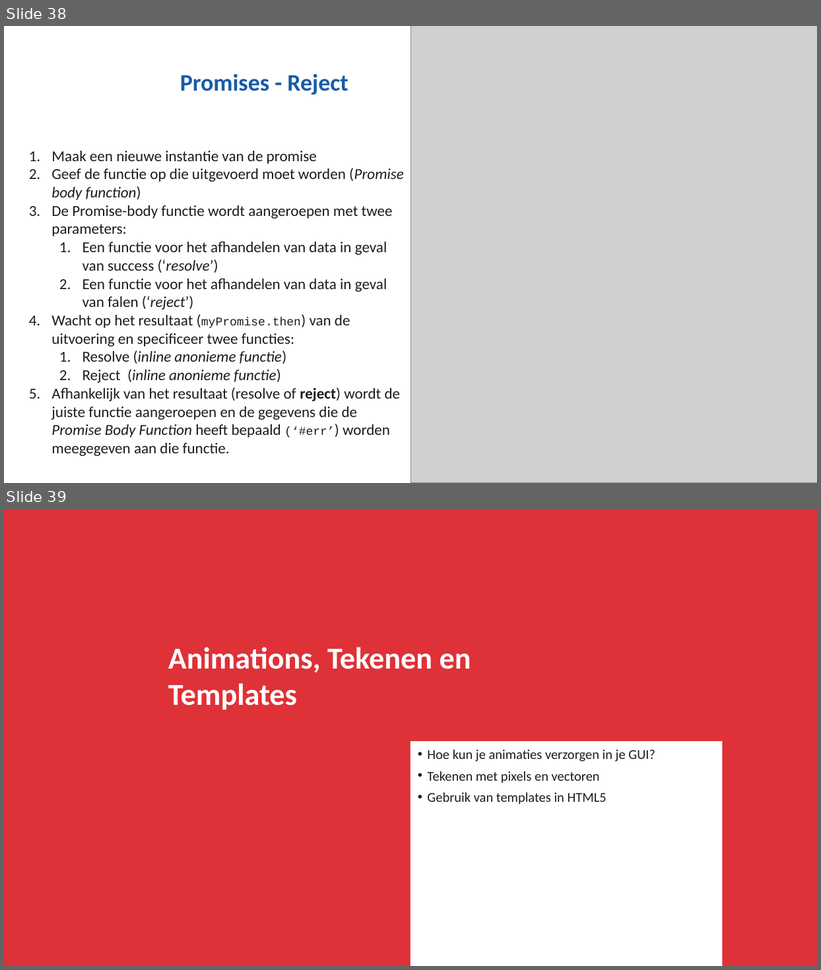
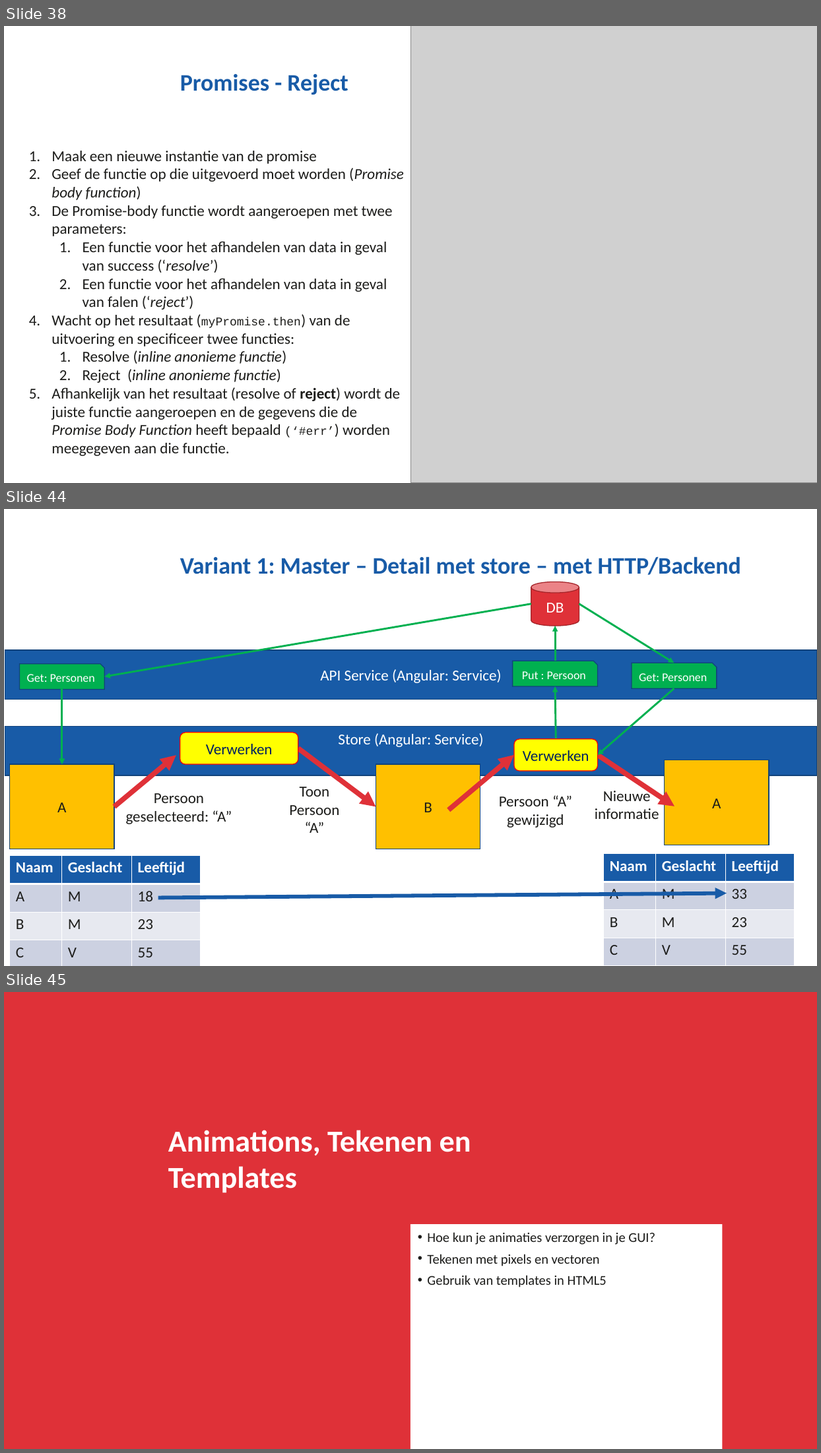
Before and after one commit to NHLStenden/Flex-WebDevelopment-FrontEndDevelopment, a slide deck: Presentatie/Front-End Development.pptx. Shown one above the other, each under a label of ours: slides 38 and 39 before the commit, slides 38, 44 and 45 after it; the slides between them are not shown. The pictures are 821x970 and 821x1453 pixels, drawn with LibreOffice and Linux fonts; fonts in the diff are those of the drawing; grey boxes stand for pictures; background and template pictures are left out. Boxes give left, top, right and bottom in pixels: in the first picture for what was removed or moved away, otherwise in the second. Text is boxed around its words. In the diff, an @@ line names an element or a change of style, - is before the commit and + after.

Commit message:
Updated NPM-packages + Nieuwe presentatie

```diff
--- a/Presentatie/Front-End Development.pptx
+++ b/Presentatie/Front-End Development.pptx
@@ slide 44 added at (x1=4, y1=509, x2=817, y2=966), background #FFFFFF @@
@@ title added at (x1=180, y1=557, x2=741, y2=575), 28 pt, text #185BA7, bold @@
+Variant 1: Master – Detail met store – met HTTP/Backend
@@ cylinder added at (x1=531, y1=582, x2=580, y2=626), fill #DF3138, outline #A52429 1 pt, 18 pt, text #FFFFFF @@
+DB
@@ arrow added from (531, 604) to (104, 677), #00B050 2.25 pt @@
@@ arrow added from (580, 604) to (675, 663), #00B050 2.25 pt @@
@@ arrow added from (556, 661) to (556, 626), #00B050 2.25 pt @@
@@ rectangle added at (x1=5, y1=650, x2=817, y2=699), fill #185BA7, outline #12437C 1 pt, 18 pt, text #FFFFFF @@
+API Service (Angular: Service)
@@ snip rect added at (x1=19, y1=664, x2=104, y2=690), fill #00B050, outline #12437C 1 pt, 14 pt, text #FFFFFF @@
+Get: Personen
@@ snip rect added at (x1=513, y1=661, x2=598, y2=687), fill #00B050, outline #12437C 1 pt, 14 pt, text #FFFFFF @@
+Put : Persoon
@@ snip rect added at (x1=632, y1=663, x2=717, y2=689), fill #00B050, outline #12437C 1 pt, 14 pt, text #FFFFFF @@
+Get: Personen
@@ arrow added from (556, 739) to (556, 687), #00B050 2.25 pt @@
@@ arrow added from (62, 690) to (62, 764), #00B050 2.25 pt @@
@@ arrow added from (675, 689) to (598, 755), #00B050 2.25 pt @@
@@ rectangle added at (x1=5, y1=727, x2=817, y2=776), fill #185BA7, outline #12437C 1 pt, 18 pt, text #FFFFFF @@
+Store (Angular: Service)
@@ rounded rectangle added at (x1=180, y1=733, x2=298, y2=764), fill #FFFF00, outline #FF0000 1 pt, 18 pt, text #002060 @@
+Verwerken
@@ rounded rectangle added at (x1=515, y1=739, x2=598, y2=770), fill #FFFF00, outline #FF0000 1 pt, 18 pt, text #002060 @@
+Verwerken
@@ rectangle added at (x1=9, y1=764, x2=114, y2=850), fill #FFC000, outline #12437C 1 pt, 18 pt, text #1C1C1A @@
+A
@@ arrow added from (114, 807) to (176, 755), #DF3138 6 pt @@
@@ arrow added from (298, 749) to (376, 807), #DF3138 6 pt @@
@@ rectangle added at (x1=376, y1=764, x2=481, y2=850), fill #FFC000, outline #12437C 1 pt, 18 pt, text #1C1C1A @@
+B
@@ arrow added from (449, 811) to (515, 755), #DF3138 6 pt @@
@@ arrow added from (598, 755) to (675, 807), #DF3138 6 pt @@
@@ rectangle added at (x1=665, y1=760, x2=769, y2=845), fill #FFC000, outline #12437C 1 pt, 18 pt, text #1C1C1A @@
+A
@@ text added at (x1=126, y1=793, x2=232, y2=824), 18 pt, text #1C1C1A @@
+Persoon geselecteerd: “A”
@@ text added at (x1=289, y1=787, x2=339, y2=833), 18 pt, text #1C1C1A @@
+Toon Persoon “A”
@@ text added at (x1=499, y1=795, x2=572, y2=828), 18 pt, text #1C1C1A @@
+Persoon “A” gewijzigd
@@ text added at (x1=595, y1=788, x2=659, y2=819), 18 pt, text #1C1C1A @@
+Nieuwe informatie
@@ table added at (x1=9, y1=855, x2=201, y2=966), 4 rows, 3 columns @@
+Naam | Geslacht | Leeftijd
+A | M | 18
+B | M | 23
+C | V | 55
@@ table added at (x1=604, y1=854, x2=795, y2=966), 4 rows, 3 columns @@
+Naam | Geslacht | Leeftijd
+A | M | 33
+B | M | 23
+C | V | 55
@@ arrow added from (158, 898) to (727, 894), #185BA7 4.5 pt @@
@@ what was slide 39 is now slide 45 @@
```
Also in this commit, not shown: 1 slide changed, 4 other slides added, 10 other files.
